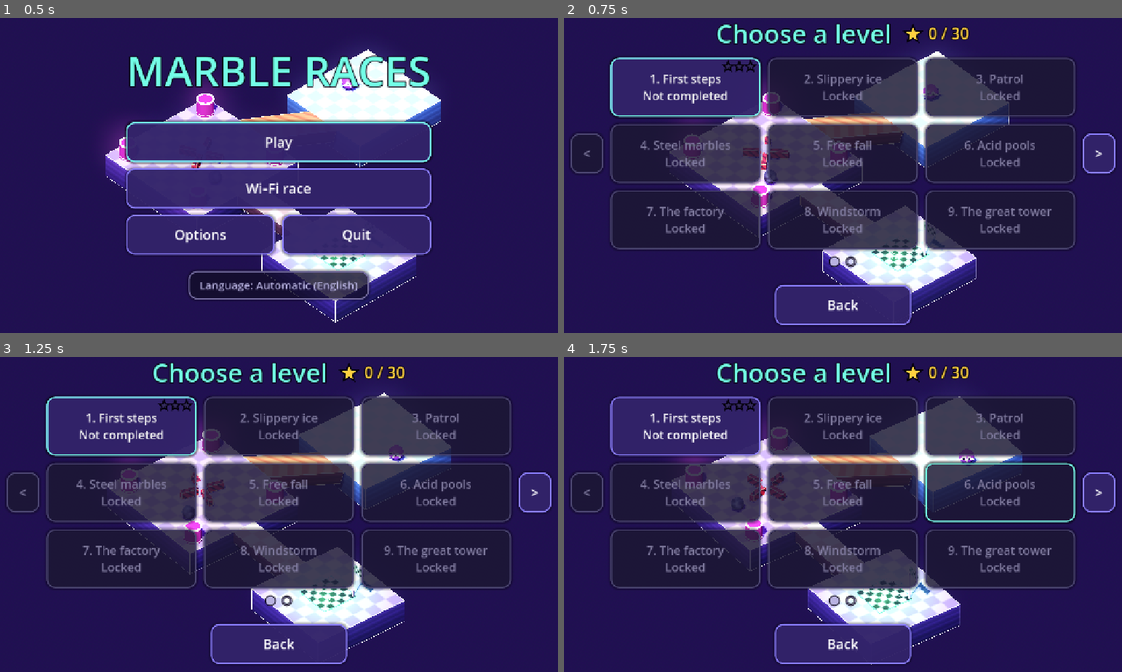
Above: before the commit, frames 1-4 (two rows, left to right).
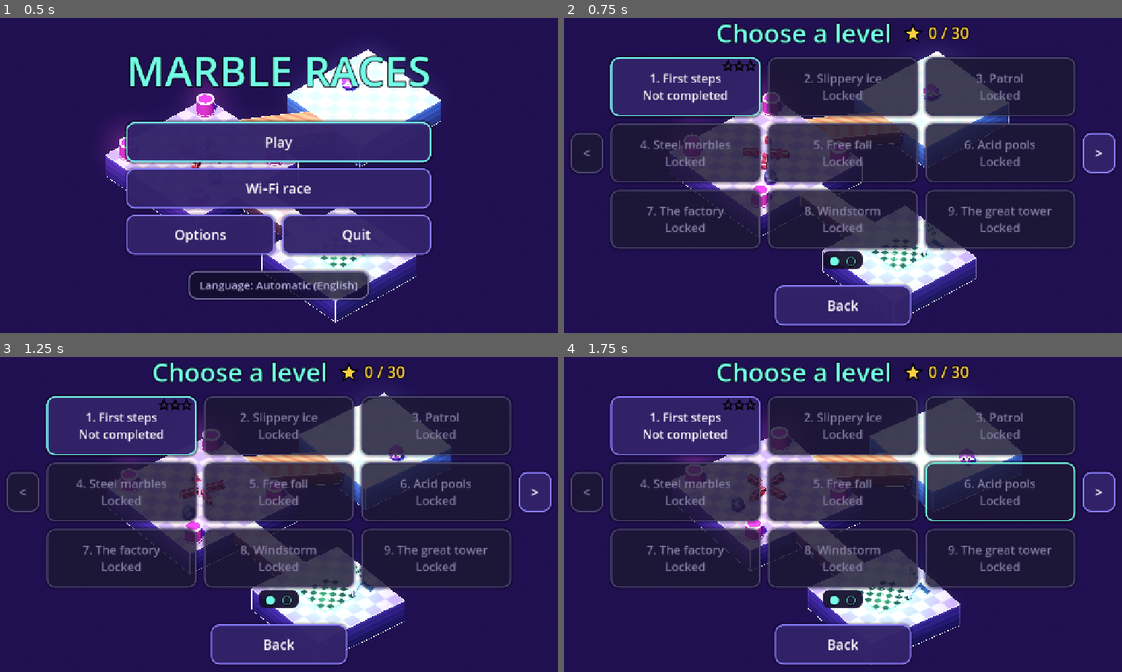
Above: after the commit, the same moments.

Repository: HernanDiaz/carreras-de-canicas
Game: Godot game, scene res://scenes/menu.tscn
Same seed, same stepped clock (60 frames per second), same inputs: the game is played once before the commit and once after it.
Inputs (mouse positions are in pixels of both pictures, inside the frame that each line leads up to):
- Up to frame 1 (0.5 s): no input
- Up to frame 2 (0.75 s): click "Play" at 0.5 s
- Up to frame 3 (1.25 s): no input
- Up to frame 4 (1.75 s): move the mouse to (971, 492) at 1.27 s; hold Right (ui_right) from 1.28 s (still down); tap R at 1.35 s; click (971, 492) at 1.42 s

Frame 1 is identical in both runs. In frame 2, 5.0% of the frame differs, in the area x 1-99%, y 1-98%; in frame 3, 5.0%; in frame 4, 5.1%.

Commit message:
Menú: los puntos de página van sobre un fondo oscuro y en color de acento (se perdían sobre el suelo claro)
Co-Authored-By: Claude Opus 5.5 <noreply@anthropic.com>

Diff:
--- a/scripts/menu.gd
+++ b/scripts/menu.gd
@@ -317,8 +317,18 @@
 	row.add_child(grid)
 	row.add_child(next)
 	column.add_child(row)
-	var dots := UI.label("", 26, UI.C_MUTED)
+	# Fondo oscuro detrás de los puntos: sin él se pierden sobre el suelo claro del decorado.
+	var dots := UI.label("", 26, UI.C_ACCENT)
 	dots.horizontal_alignment = HORIZONTAL_ALIGNMENT_CENTER
+	dots.size_flags_horizontal = Control.SIZE_SHRINK_CENTER
+	var pill := StyleBoxFlat.new()
+	pill.bg_color = UI.C_PANEL
+	pill.set_corner_radius_all(14)
+	pill.content_margin_left = 14
+	pill.content_margin_right = 14
+	pill.content_margin_top = 0
+	pill.content_margin_bottom = 2
+	dots.add_theme_stylebox_override("normal", pill)
 	column.add_child(dots)
 	_pagers.append({prev = prev, next = next, dots = dots})
 	return column
